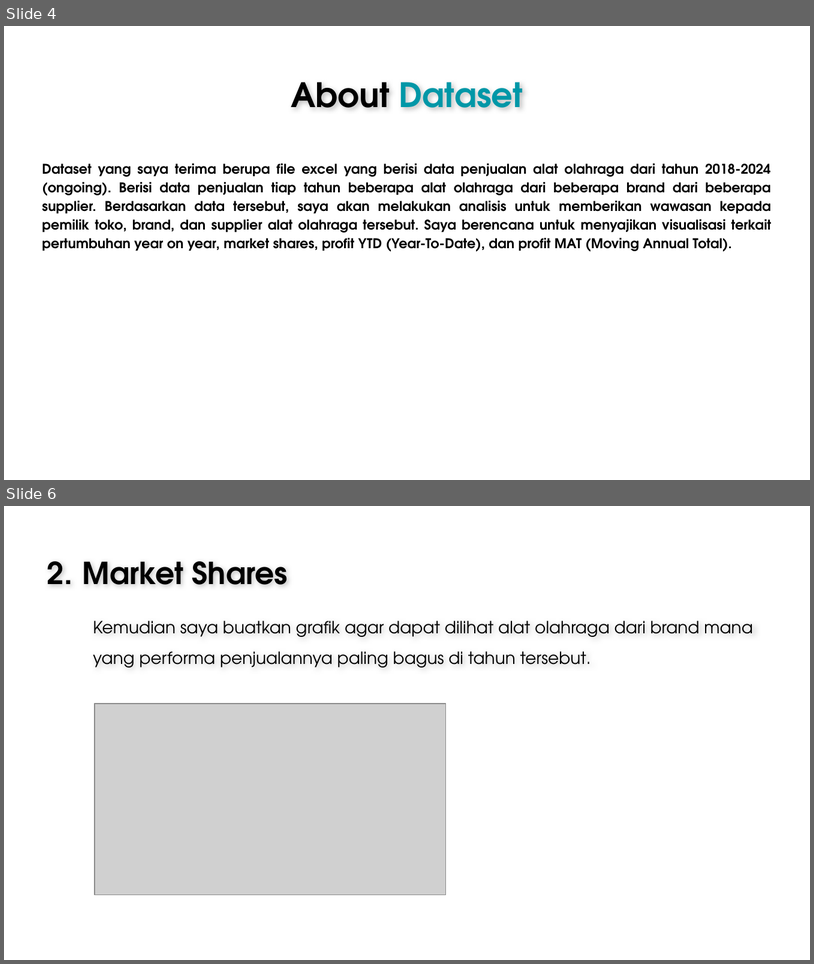
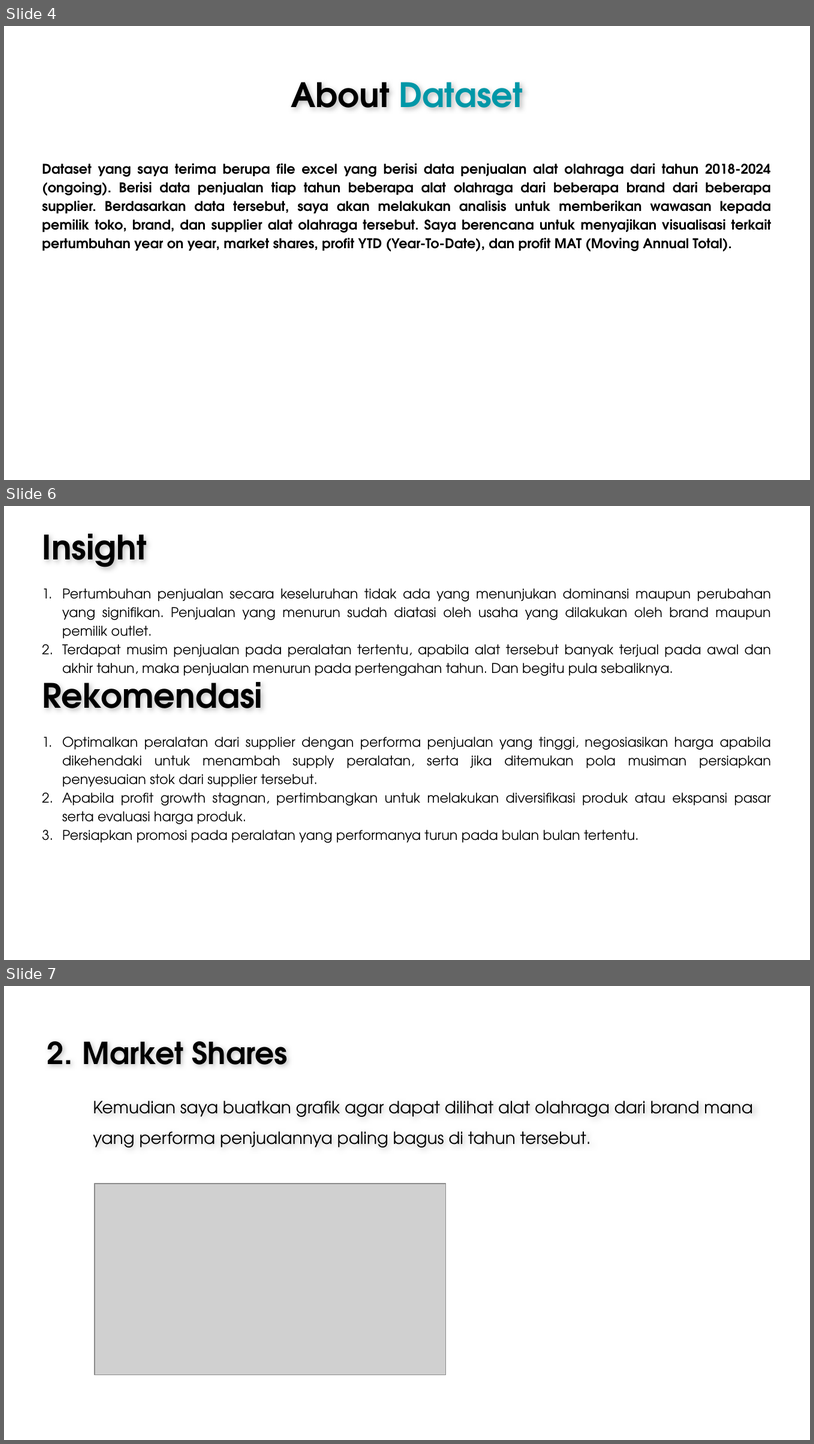
Before and after one commit to Sepuluh80/sport-equipment-sales, a slide deck: sport_equipment_sales.pptx. Shown one above the other, each under a label of ours: slides 4 and 6 before the commit, slides 4, 6 and 7 after it; the slides between them are not shown. The pictures are 814x964 and 814x1444 pixels, drawn with LibreOffice and Linux fonts; fonts in the diff are those of the drawing; grey boxes stand for pictures; background and template pictures are left out. Boxes give left, top, right and bottom in pixels: in the first picture for what was removed or moved away, otherwise in the second. Text is boxed around its words. In the diff, an @@ line names an element or a change of style, - is before the commit and + after.

```diff
--- a/sport_equipment_sales.pptx
+++ b/sport_equipment_sales.pptx
@@ slide 6 added at (x1=4, y1=506, x2=810, y2=960), background picture (left out) @@
@@ text added at (x1=42, y1=534, x2=147, y2=567), 30 pt, text #000000, bold @@
+Insight
@@ text added at (x1=62, y1=588, x2=771, y2=676), 12 pt, text #000000 @@
+1. Pertumbuhan penjualan secara keseluruhan tidak ada yang menunjukan dominansi maupun perubahan yang signifikan. Penjualan yang menurun sudah diatasi oleh usaha yang dilakukan oleh brand maupun pemilik outlet.
+2. Terdapat musim penjualan pada peralatan tertentu, apabila alat tersebut banyak terjual pada awal dan akhir tahun, maka penjualan menurun pada pertengahan tahun. Dan begitu pula sebaliknya.
@@ text added at (x1=42, y1=671, x2=263, y2=708), 30 pt, text #000000, bold @@
+Rekomendasi
@@ text added at (x1=62, y1=736, x2=771, y2=843), 12 pt, text #000000 @@
+1. Optimalkan peralatan dari supplier dengan performa penjualan yang tinggi, negosiasikan harga apabila dikehendaki untuk menambah supply peralatan, serta jika ditemukan pola musiman persiapkan penyesuaian stok dari supplier tersebut.
+2. Apabila profit growth stagnan, pertimbangkan untuk melakukan diversifikasi produk atau ekspansi pasar serta evaluasi harga produk.
+3. Persiapkan promosi pada peralatan yang performanya turun pada bulan bulan tertentu.
@@ what was slide 6 is now slide 7 @@
```
Also in this commit, not shown: 2 slides changed, 2 other slides added, 1 other file.
